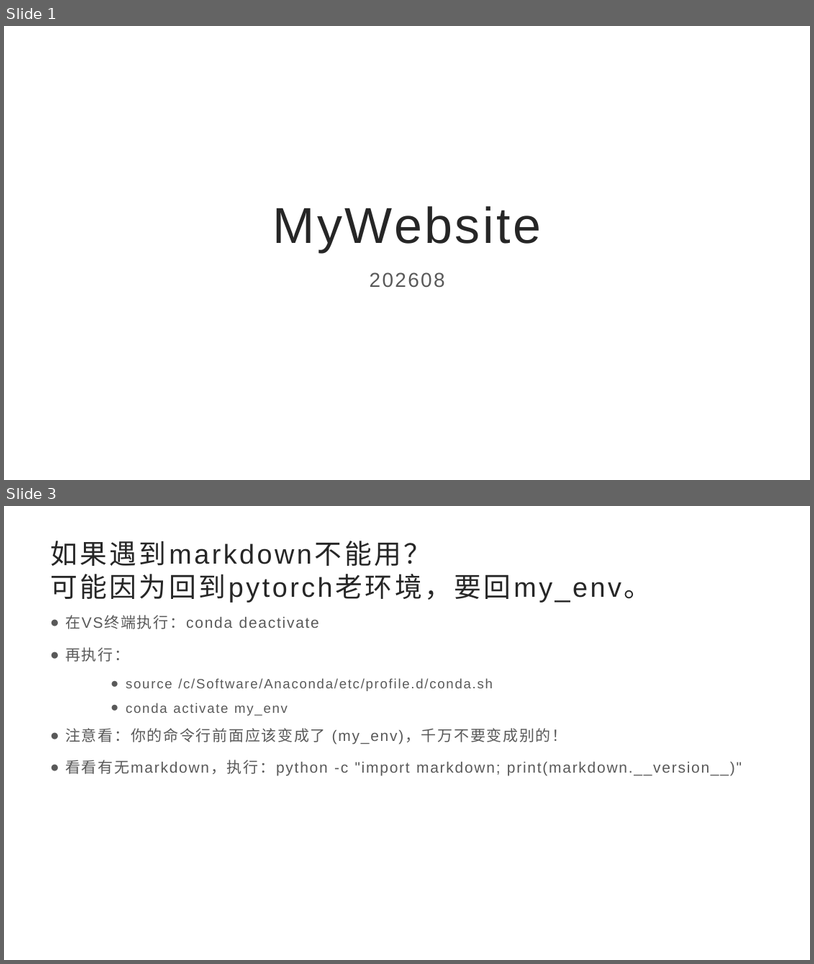
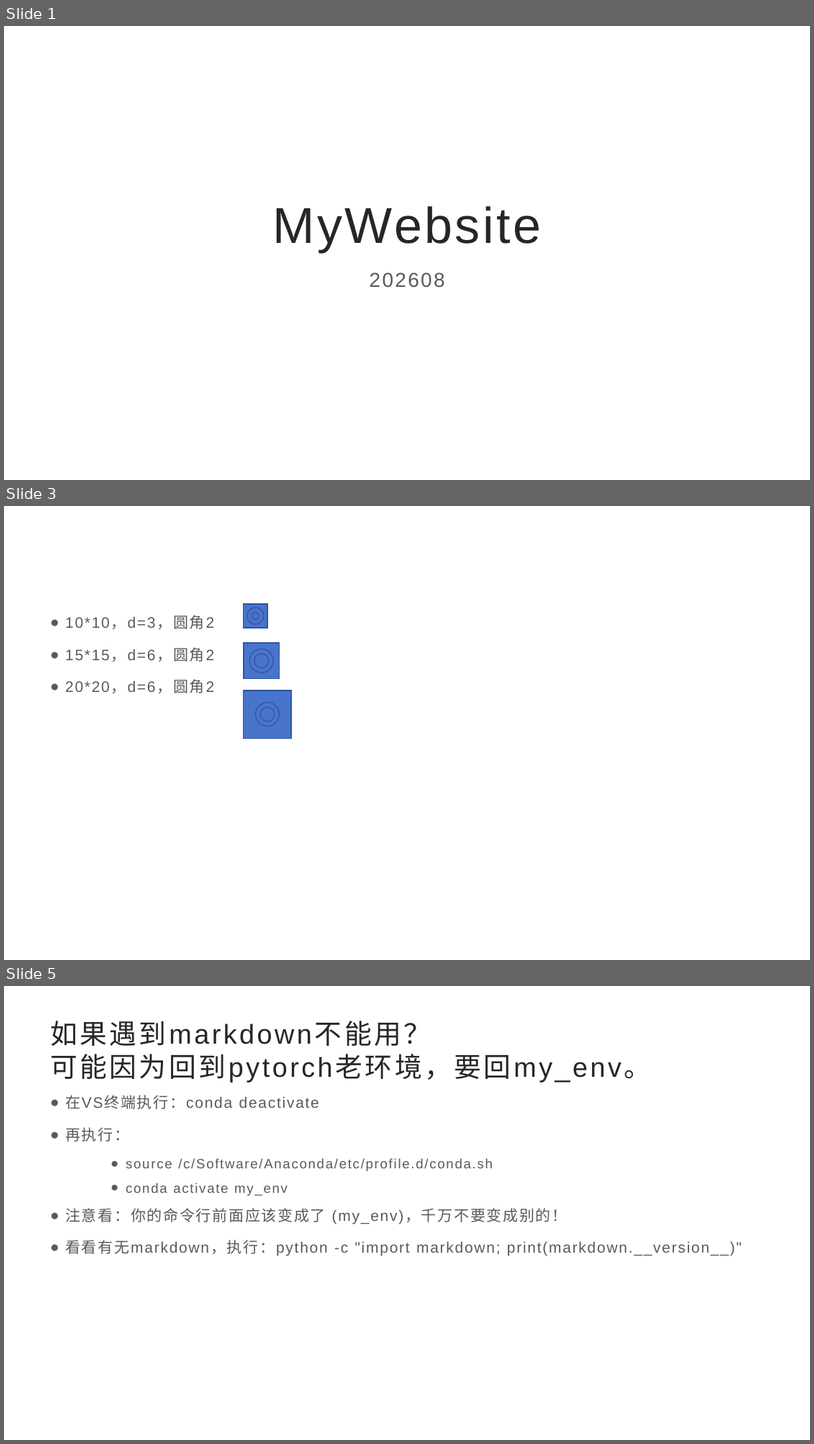
Before and after one commit to zheng-rose-luo/zheng-rose-luo.github.io, a slide deck: MyWebsite说明书.pptx. Shown one above the other, each under a label of ours: slides 1 and 3 before the commit, slides 1, 3 and 5 after it; the slides between them are not shown. The pictures are 814x964 and 814x1444 pixels, drawn with LibreOffice and Linux fonts; fonts in the diff are those of the drawing. Boxes give left, top, right and bottom in pixels: in the first picture for what was removed or moved away, otherwise in the second. Text is boxed around its words. In the diff, an @@ line names an element or a change of style, - is before the commit and + after.

```diff
--- a/MyWebsite说明书.pptx
+++ b/MyWebsite说明书.pptx
@@ slide 3 added at <box>4,506,810,960</box>, background #FFFFFF @@
@@ text added at <box>65,616,214,693</box>, 18 pt, text #595959 @@
+● 10*10，d=3，圆角2
+● 15*15，d=6，圆角2
+● 20*20，d=6，圆角2
@@ group added at <box>244,604,291,739</box>: 6 ellipses, 3 rectangles @@
@@ what was slide 3 is now slide 5 @@
```
Also in this commit, not shown: 1 slide changed, 1 other slide added, 5 other files.
